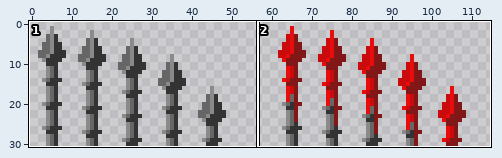
File history of a sprite sheet, data/spike.png. Above, an overview of the earlier version with the close-up marked.
Close-up. Before the edit:
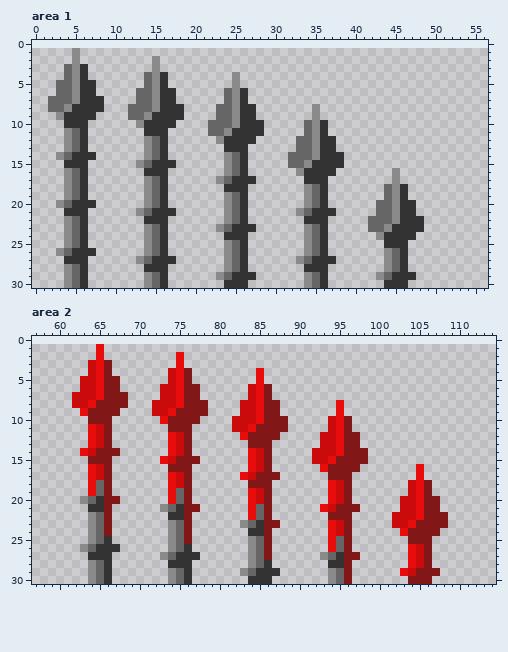
The file is 120x30 pixels. Shown: area 1: x 0..56, y 0..30; area 2: x 57..114, y 0..30. The old version is drawn lined up with the new one, on the new canvas. The wide view leaves out empty margins.
New version:
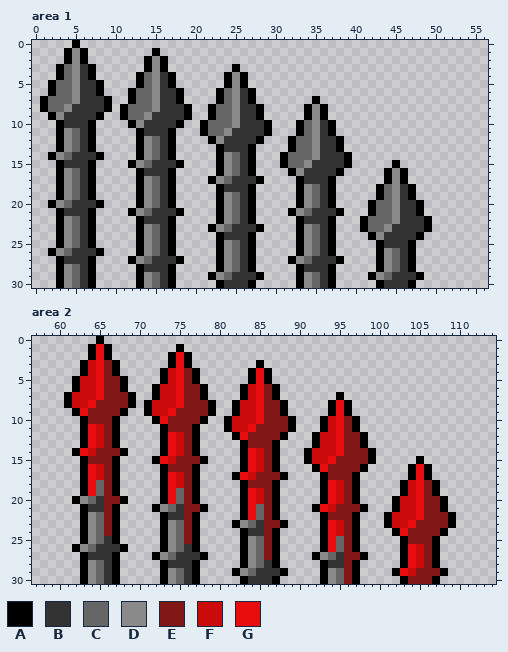
Palette (. is transparent): A #000000  B #333333  C #666666  D #8a8a8a  E #821717  F #cb0b0b  G #e90c0c
Change:
canvas 120x30 -> 120x31, the old top-left corner now at 0,1
Area 1:
y 0: x 5 . -> A
y 1: x 4 . -> A; x 6 . -> A; x 15 . -> A
y 2: x 4 . -> A; x 6 . -> A; x 14 . -> A; x 16 . -> A
y 3: x 3 . -> A; x 7 . -> A; x 14 . -> A; x 16 . -> A; x 25 . -> A
y 4: x 3 . -> A; x 7 . -> A; x 13 . -> A; x 17 . -> A; x 24 . -> A; x 26 . -> A
y 5: x 2 . -> A; x 8 . -> A; x 13 . -> A; x 17 . -> A; x 24 . -> A; x 26 . -> A
y 6: x 2 . -> A; x 8 . -> A; x 12 . -> A; x 18 . -> A; x 23 . -> A; x 27 . -> A
y 7: x 1 . -> A; x 9 . -> A; x 12 . -> A; x 18 . -> A; x 23 . -> A; x 27 . -> A; x 35 . -> A
y 8: x 1 . -> A; x 9 . -> A; x 11 . -> A; x 19 . -> A; x 22 . -> A; x 28 . -> A; x 34 . -> A; x 36 . -> A
y 9: x 2 . -> A; x 8 . -> A; x 11 . -> A; x 19 . -> A; x 22 . -> A; x 28 . -> A; x 34 . -> A; x 36 . -> A
y 10: x 3 . -> A; x 7 . -> A; x 12 . -> A; x 18 . -> A; x 21 . -> A; x 29 . -> A; x 33 . -> A; x 37 . -> A
y 11: x 3 . -> A; x 7 . -> A; x 13 . -> A; x 17 . -> A; x 21 . -> A; x 29 . -> A; x 33 . -> A; x 37 . -> A
y 12: x 3 . -> A; x 7 . -> A; x 13 . -> A; x 17 . -> A; x 22 . -> A; x 28 . -> A; x 32 . -> A; x 38 . -> A
y 13: x 3 . -> A; x 7 . -> A; x 13 . -> A; x 17 . -> A; x 23 . -> A; x 27 . -> A; x 32 . -> A; x 38 . -> A
y 14: x 2 . -> A; x 8 . -> A; x 13 . -> A; x 17 . -> A; x 23 . -> A; x 27 . -> A; x 31 . -> A; x 39 . -> A
y 15: x 3 . -> A; x 7 . -> A; x 12 . -> A; x 18 . -> A; x 23 . -> A; x 27 . -> A; x 31 . -> A; x 39 . -> A; x 45 . -> A
y 16: x 3 . -> A; x 7 . -> A; x 13 . -> A; x 17 . -> A; x 23 . -> A; x 27 . -> A; x 32 . -> A; x 38 . -> A; x 44 . -> A; x 46 . -> A
y 17: x 3 . -> A; x 7 . -> A; x 13 . -> A; x 17 . -> A; x 22 . -> A; x 28 . -> A; x 33 . -> A; x 37 . -> A; x 44 . -> A; x 46 . -> A
y 18..19: x 3 . -> A; x 7 . -> A; x 13 . -> A; x 17 . -> A; x 23 . -> A; x 27 . -> A; x 33 . -> A; x 37 . -> A; x 43 . -> A; x 47 . -> A
y 20: x 2 . -> A; x 8 . -> A; x 13 . -> A; x 17 . -> A; x 23 . -> A; x 27 . -> A; x 33 . -> A; x 37 . -> A; x 42 . -> A; x 48 . -> A
y 21: x 3 . -> A; x 7 . -> A; x 12 . -> A; x 18 . -> A; x 23 . -> A; x 27 . -> A; x 32 . -> A; x 38 . -> A; x 42 . -> A; x 48 . -> A
y 22: x 3 . -> A; x 7 . -> A; x 13 . -> A; x 17 . -> A; x 23 . -> A; x 27 . -> A; x 33 . -> A; x 37 . -> A; x 41 . -> A; x 49 . -> A
y 23: x 3 . -> A; x 7 . -> A; x 13 . -> A; x 17 . -> A; x 22 . -> A; x 28 . -> A; x 33 . -> A; x 37 . -> A; x 41 . -> A; x 49 . -> A
y 24: x 3 . -> A; x 7 . -> A; x 13 . -> A; x 17 . -> A; x 23 . -> A; x 27 . -> A; x 33 . -> A; x 37 . -> A; x 42 . -> A; x 48 . -> A
y 25: x 3 . -> A; x 7 . -> A; x 13 . -> A; x 17 . -> A; x 23 . -> A; x 27 . -> A; x 33 . -> A; x 37 . -> A; x 43 . -> A; x 47 . -> A
y 26: x 2 . -> A; x 8 . -> A; x 13 . -> A; x 17 . -> A; x 23 . -> A; x 27 . -> A; x 33 . -> A; x 37 . -> A; x 43 . -> A; x 47 . -> A
y 27: x 3 . -> A; x 7 . -> A; x 12 . -> A; x 18 . -> A; x 23 . -> A; x 27 . -> A; x 32 . -> A; x 38 . -> A; x 43 . -> A; x 47 . -> A
y 28: x 3 . -> A; x 7 . -> A; x 13 . -> A; x 17 . -> A; x 23 . -> A; x 27 . -> A; x 33 . -> A; x 37 . -> A; x 43 . -> A; x 47 . -> A
y 29: x 3 . -> A; x 7 . -> A; x 13 . -> A; x 17 . -> A; x 22 . -> A; x 28 . -> A; x 33 . -> A; x 37 . -> A; x 42 . -> A; x 48 . -> A
y 30: x 3 . -> A; x 7 . -> A; x 13 . -> A; x 17 . -> A; x 23 . -> A; x 27 . -> A; x 33 . -> A; x 37 . -> A; x 43 . -> A; x 47 . -> A
Area 2:
y 0: x 65 . -> A
y 1: x 64 . -> A; x 66 . -> A; x 75 . -> A
y 2: x 64 . -> A; x 66 . -> A; x 74 . -> A; x 76 . -> A
y 3: x 63 . -> A; x 67 . -> A; x 74 . -> A; x 76 . -> A; x 85 . -> A
y 4: x 63 . -> A; x 67 . -> A; x 73 . -> A; x 77 . -> A; x 84 . -> A; x 86 . -> A
y 5: x 62 . -> A; x 68 . -> A; x 73 . -> A; x 77 . -> A; x 84 . -> A; x 86 . -> A
y 6: x 62 . -> A; x 68 . -> A; x 72 . -> A; x 78 . -> A; x 83 . -> A; x 87 . -> A
y 7: x 61 . -> A; x 69 . -> A; x 72 . -> A; x 78 . -> A; x 83 . -> A; x 87 . -> A; x 95 . -> A
y 8: x 61 . -> A; x 69 . -> A; x 71 . -> A; x 79 . -> A; x 82 . -> A; x 88 . -> A; x 94 . -> A; x 96 . -> A
y 9: x 62 . -> A; x 68 . -> A; x 71 . -> A; x 79 . -> A; x 82 . -> A; x 88 . -> A; x 94 . -> A; x 96 . -> A
y 10: x 63 . -> A; x 67 . -> A; x 72 . -> A; x 78 . -> A; x 81 . -> A; x 89 . -> A; x 93 . -> A; x 97 . -> A
y 11: x 63 . -> A; x 67 . -> A; x 73 . -> A; x 77 . -> A; x 81 . -> A; x 89 . -> A; x 93 . -> A; x 97 . -> A
y 12: x 63 . -> A; x 67 . -> A; x 73 . -> A; x 77 . -> A; x 82 . -> A; x 88 . -> A; x 92 . -> A; x 98 . -> A
y 13: x 63 . -> A; x 67 . -> A; x 73 . -> A; x 77 . -> A; x 83 . -> A; x 87 . -> A; x 92 . -> A; x 98 . -> A
y 14: x 62 . -> A; x 68 . -> A; x 73 . -> A; x 77 . -> A; x 83 . -> A; x 87 . -> A; x 91 . -> A; x 99 . -> A
y 15: x 63 . -> A; x 67 . -> A; x 72 . -> A; x 78 . -> A; x 83 . -> A; x 87 . -> A; x 91 . -> A; x 99 . -> A; x 105 . -> A
y 16: x 63 . -> A; x 67 . -> A; x 73 . -> A; x 77 . -> A; x 83 . -> A; x 87 . -> A; x 92 . -> A; x 98 . -> A; x 104 . -> A; x 106 . -> A
y 17: x 63 . -> A; x 67 . -> A; x 73 . -> A; x 77 . -> A; x 82 . -> A; x 88 . -> A; x 93 . -> A; x 97 . -> A; x 104 . -> A; x 106 . -> A
y 18..19: x 63 . -> A; x 67 . -> A; x 73 . -> A; x 77 . -> A; x 83 . -> A; x 87 . -> A; x 93 . -> A; x 97 . -> A; x 103 . -> A; x 107 . -> A
y 20: x 62 . -> A; x 68 . -> A; x 73 . -> A; x 77 . -> A; x 83 . -> A; x 87 . -> A; x 93 . -> A; x 97 . -> A; x 102 . -> A; x 108 . -> A
y 21: x 63 . -> A; x 67 . -> A; x 72 . -> A; x 78 . -> A; x 83 . -> A; x 87 . -> A; x 92 . -> A; x 98 . -> A; x 102 . -> A; x 108 . -> A
y 22: x 63 . -> A; x 67 . -> A; x 73 . -> A; x 77 . -> A; x 83 . -> A; x 87 . -> A; x 93 . -> A; x 97 . -> A; x 101 . -> A; x 109 . -> A
y 23: x 63 . -> A; x 67 . -> A; x 73 . -> A; x 77 . -> A; x 82 . -> A; x 88 . -> A; x 93 . -> A; x 97 . -> A; x 101 . -> A; x 109 . -> A
y 24: x 63 . -> A; x 67 . -> A; x 73 . -> A; x 77 . -> A; x 83 . -> A; x 87 . -> A; x 93 . -> A; x 97 . -> A; x 102 . -> A; x 108 . -> A
y 25: x 63 . -> A; x 67 . -> A; x 73 . -> A; x 77 . -> A; x 83 . -> A; x 87 . -> A; x 93 . -> A; x 97 . -> A; x 103 . -> A; x 107 . -> A
y 26: x 62 . -> A; x 68 . -> A; x 73 . -> A; x 77 . -> A; x 83 . -> A; x 87 . -> A; x 93 . -> A; x 97 . -> A; x 103 . -> A; x 107 . -> A
y 27: x 63 . -> A; x 67 . -> A; x 72 . -> A; x 78 . -> A; x 83 . -> A; x 87 . -> A; x 92 . -> A; x 98 . -> A; x 103 . -> A; x 107 . -> A
y 28: x 63 . -> A; x 67 . -> A; x 73 . -> A; x 77 . -> A; x 83 . -> A; x 87 . -> A; x 93 . -> A; x 97 . -> A; x 103 . -> A; x 107 . -> A
y 29: x 63 . -> A; x 67 . -> A; x 73 . -> A; x 77 . -> A; x 82 . -> A; x 88 . -> A; x 93 . -> A; x 97 . -> A; x 102 . -> A; x 108 . -> A
y 30: x 63 . -> A; x 67 . -> A; x 73 . -> A; x 77 . -> A; x 83 . -> A; x 87 . -> A; x 93 . -> A; x 97 . -> A; x 103 . -> A; x 107 . -> A
Changed places in both close-ups, as pixel boxes (x1, y1, x2, y2):
added: (40, 40, 432, 288)
added: (64, 336, 456, 584)
